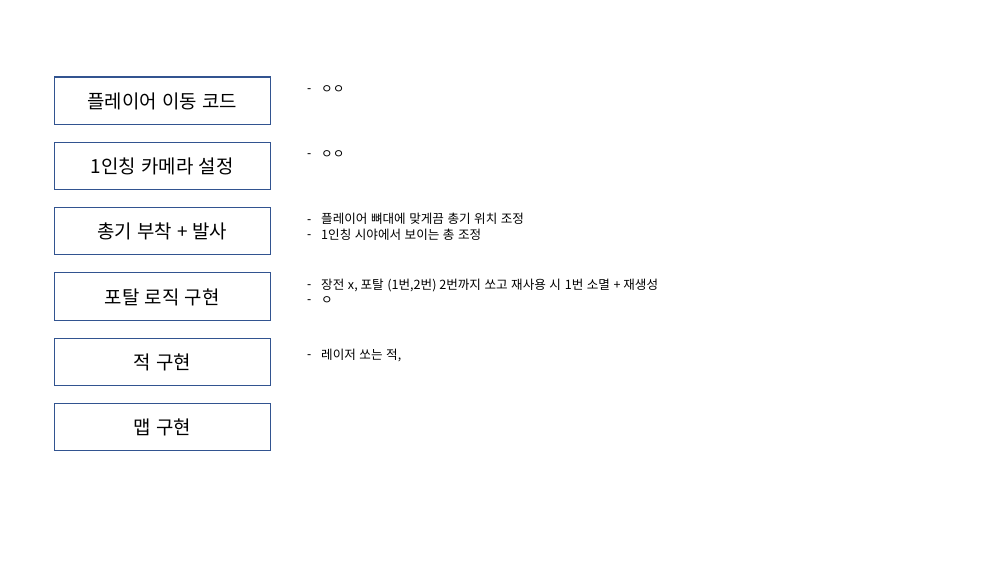
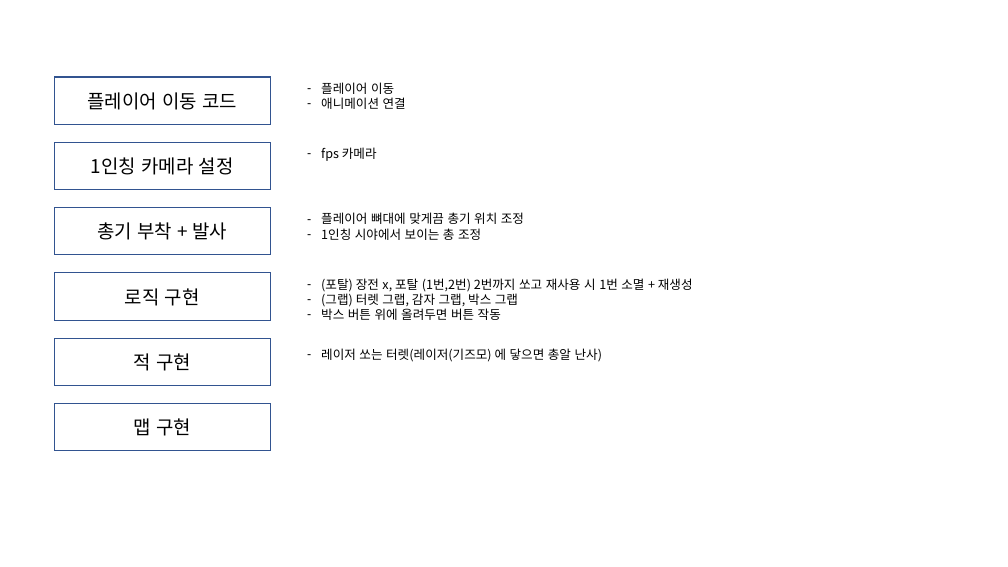
Before and after one commit to tlsrlwo/PROJECT-UST, a slide deck: slide 7 of Assets/PROJECT UST/Anothers/ppt.pptx (slide 5 before the commit). Drawn at 1008x567 pixels with LibreOffice and Linux fonts; fonts in the diff are those of the drawing. Boxes give left, top, right and bottom in pixels: in the first picture for what was removed or moved away, otherwise in the second. Text is boxed around its words. In the diff, an @@ line names an element or a change of style, - is before the commit and + after.

Commit message:
PPT fix

```diff
--- a/Assets/PROJECT UST/Anothers/ppt.pptx
+++ b/Assets/PROJECT UST/Anothers/ppt.pptx
@@ text at [321, 82, 406, 109]: text changed @@
-– ㅇㅇ
+– 플레이어 이동
+– 애니메이션 연결
@@ text at [321, 147, 377, 161]: text changed @@
-– ㅇㅇ
+– fps 카메라
@@ text in rectangle at [125, 288, 200, 306]: text changed @@
-포탈 로직 구현
+로직 구현
@@ text at [321, 278, 693, 320]: text changed @@
-– 장전 x, 포탈 (1번,2번) 2번까지 쏘고 재사용 시 1번 소멸 + 재생성
-– ㅇ
+– (포탈) 장전 x, 포탈 (1번,2번) 2번까지 쏘고 재사용 시 1번 소멸 + 재생성
+– (그랩) 터렛 그랩, 감자 그랩, 박스 그랩
+– 박스 버튼 위에 올려두면 버튼 작동
@@ text at [321, 348, 603, 362]: text changed @@
-– 레이저 쏘는 적,
+– 레이저 쏘는 터렛(레이저(기즈모) 에 닿으면 총알 난사)
```
Also in this commit, not shown: 1 other slide changed, 2 slides added.
